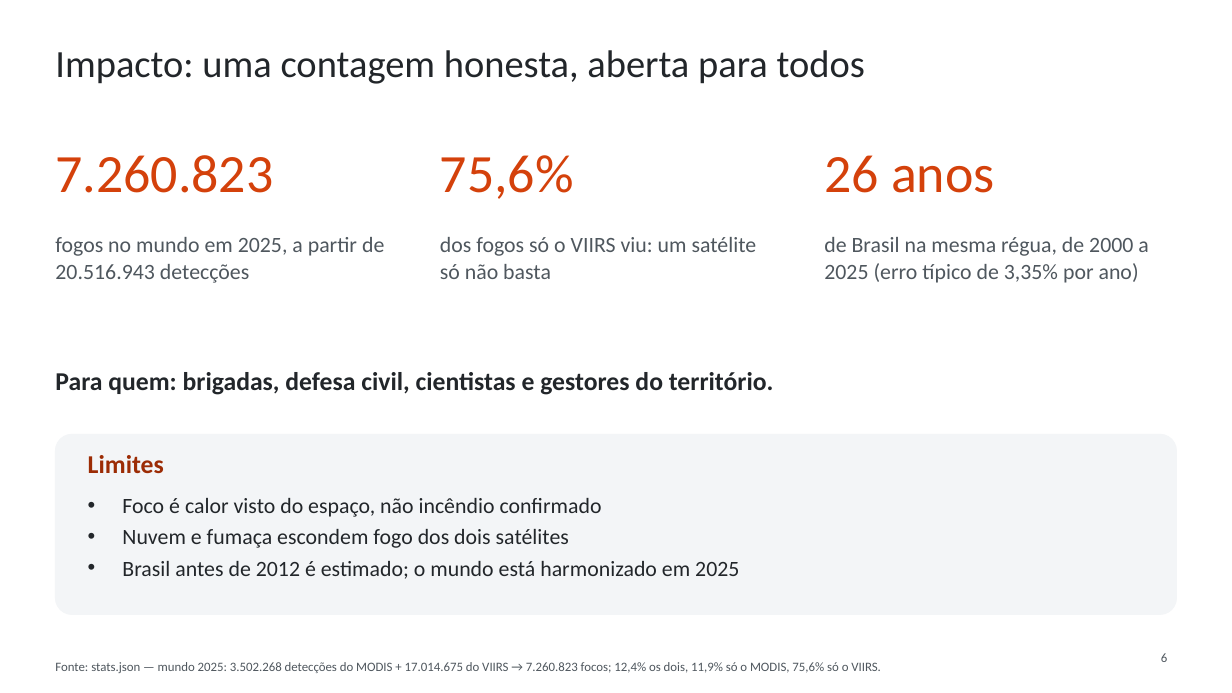
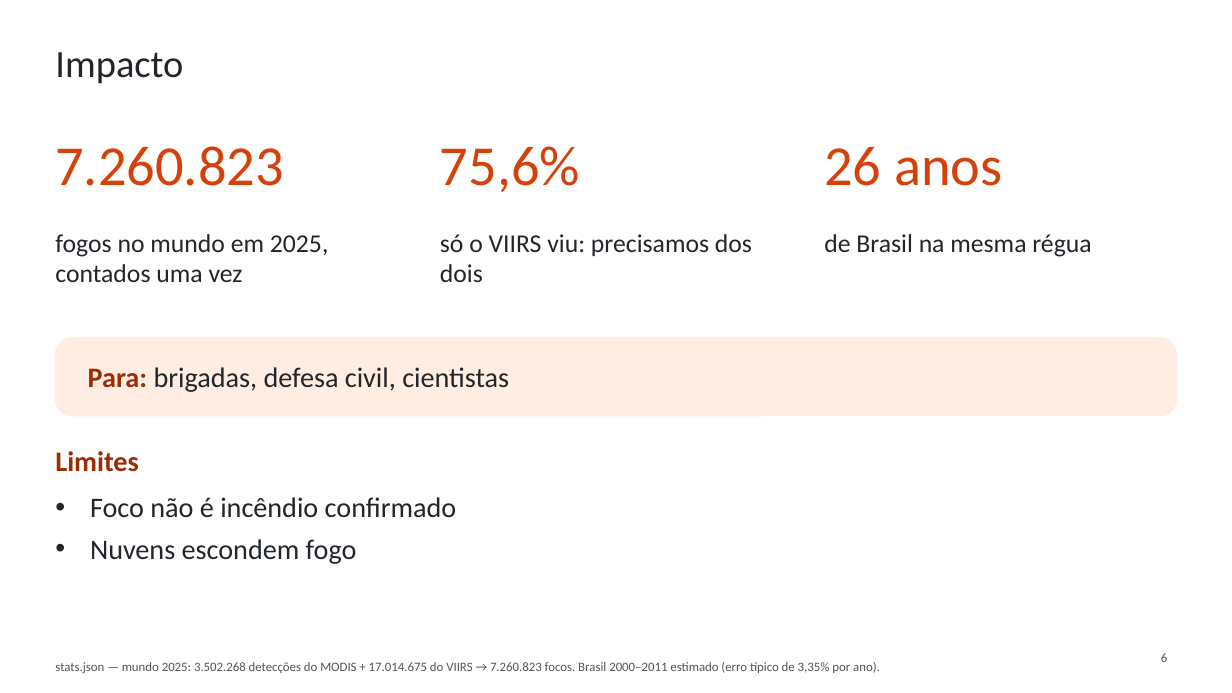
Before and after one commit to WednyFernandes/de-olho-no-fogo, a slide deck: slide 6 of public/apresentacao/de-olho-no-fogo-space-apps-2026-pt.pptx. Drawn at 1232x693 pixels with LibreOffice and Linux fonts; fonts in the diff are those of the drawing. Boxes give left, top, right and bottom in pixels: in the first picture for what was removed or moved away, otherwise in the second. Text is boxed around its words. In the diff, an @@ line names an element or a change of style, - is before the commit and + after.

```diff
--- a/public/apresentacao/de-olho-no-fogo-space-apps-2026-pt.pptx
+++ b/public/apresentacao/de-olho-no-fogo-space-apps-2026-pt.pptx
@@ title at box(55, 52, 183, 84): text changed @@
-Impacto: uma contagem honesta, aberta para todos
+Impacto
@@ text "7.260.823": place and size @@
-text "7.260.823" at box(55, 155, 273, 193)
+text "7.260.823" at box(55, 146, 284, 186)
@@ text "75,6%": place and size @@
-text "75,6%" at box(440, 155, 574, 199)
+text "75,6%" at box(440, 146, 580, 192)
@@ size 42 to 44 pt in 3 elements at box(55, 146, 284, 186), box(440, 146, 580, 192), box(824, 147, 1003, 186) @@
@@ text "26 anos": place and size @@
-text "26 anos" at box(824, 155, 995, 193)
+text "26 anos" at box(824, 147, 1003, 186)
@@ text at box(55, 234, 328, 282): text changed; size 17 to 20 pt; text colour #4F575E to #22262A @@
-fogos no mundo em 2025, a partir de 20.516.943 detecções
+fogos no mundo em 2025, contados uma vez
@@ text at box(440, 234, 752, 282): text changed; size 17 to 20 pt; text colour #4F575E to #22262A @@
-dos fogos só o VIIRS viu: um satélite só não basta
+só o VIIRS viu: precisamos dos dois
@@ text at box(824, 234, 1091, 257): text changed; size 17 to 20 pt; text colour #4F575E to #22262A @@
-de Brasil na mesma régua, de 2000 a 2025 (erro típico de 3,35% por ano)
+de Brasil na mesma régua
@@ rounded rectangle added at box(55, 337, 1177, 416), fill #FFEDE3, outline #FFEDE3 0.75 pt @@
@@ text "Para: brigadas, defesa civil, cientistas" at box(88, 367, 509, 392): vertical alignment top to middle @@
@@ text at box(88, 367, 509, 392): text changed; size 20 to 22 pt; bold off @@
-Para quem: brigadas, defesa civil, cientistas e gestores do território.
+Para: brigadas, defesa civil, cientistas
@@ text "Limites": place and size @@
-text "Limites" at box(88, 455, 164, 474)
+text "Limites" at box(55, 451, 139, 472)
@@ text "Limites" at box(55, 451, 139, 472): size 20 to 22 pt @@
@@ rounded rectangle removed at box(55, 434, 1177, 615) @@
@@ text at box(90, 497, 457, 564): text changed; size 17 to 22 pt @@
-• Foco é calor visto do espaço, não incêndio confirmado
-• Nuvem e fumaça escondem fogo dos dois satélites
-• Brasil antes de 2012 é estimado; o mundo está harmonizado em 2025
+• Foco não é incêndio confirmado
+• Nuvens escondem fogo
@@ text at box(55, 662, 880, 673): text changed @@
-Fonte: stats.json — mundo 2025: 3.502.268 detecções do MODIS + 17.014.675 do VIIRS → 7.260.823 focos; 12,4% os dois, 11,9% só o MODIS, 75,6% só o VIIRS.
+stats.json — mundo 2025: 3.502.268 detecções do MODIS + 17.014.675 do VIIRS → 7.260.823 focos. Brasil 2000–2011 estimado (erro típico de 3,35% por ano).
```
Also in this commit, not shown: 5 other slides changed, 6 other files.
